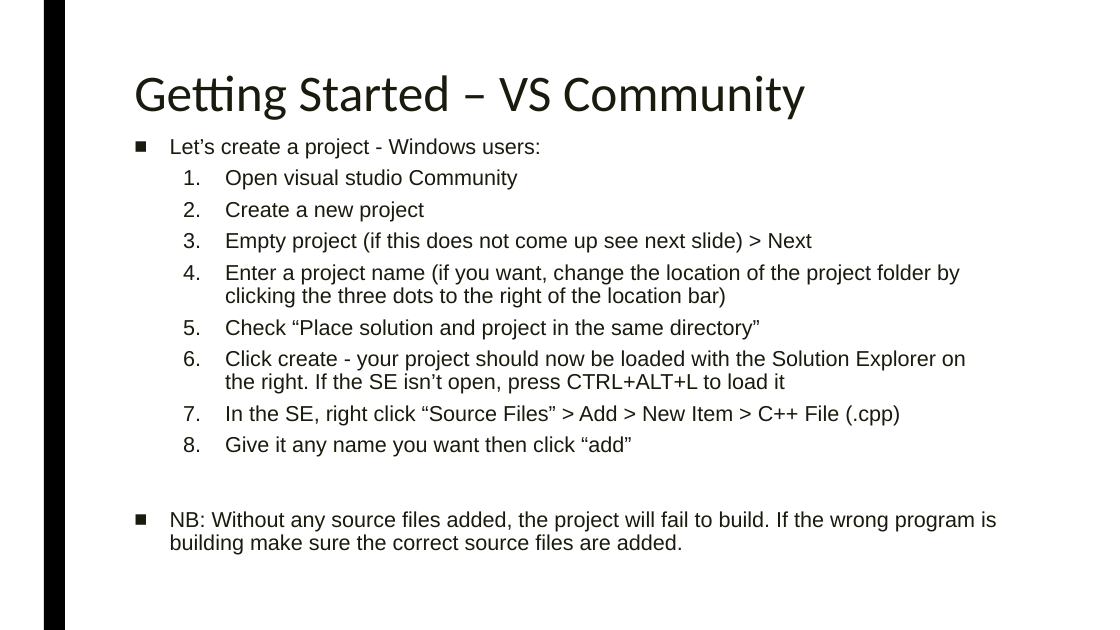
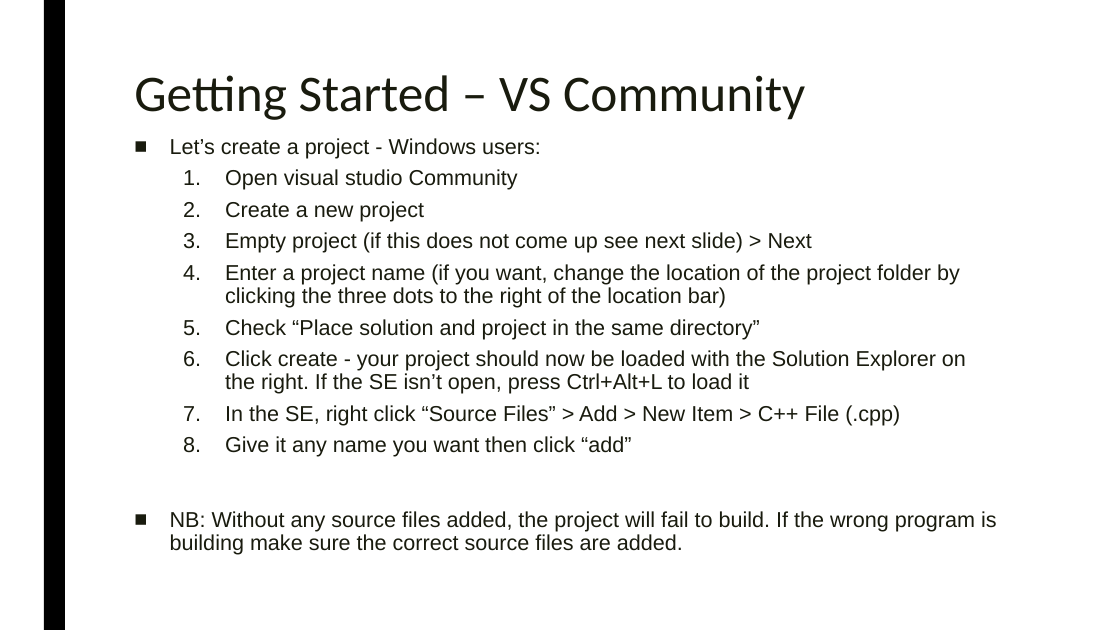
Before and after one commit to simeon9696/programmingworkshop, a slide deck: slide 6 of 2.) Introduction to C++/Introduction to C++.pptx. Drawn at 1120x630 pixels with LibreOffice and Linux fonts; fonts in the diff are those of the drawing. Boxes give left, top, right and bottom in pixels: in the first picture for what was removed or moved away, otherwise in the second. Text is boxed around its words. In the diff, an @@ line names an element or a change of style, - is before the commit and + after.

```diff
--- a/2.) Introduction to C++/Introduction to C++.pptx
+++ b/2.) Introduction to C++/Introduction to C++.pptx
@@ text at box(225, 350, 966, 394): text changed @@
-  6. Click create - your project should now be loaded with the Solution Explorer on the right. If the SE isn’t open, press CTRL+ALT+L to load it
+  6. Click create - your project should now be loaded with the Solution Explorer on the right. If the SE isn’t open, press Ctrl+Alt+L to load it
```
Also in this commit, not shown: 4 other slides changed, 9 other files.
